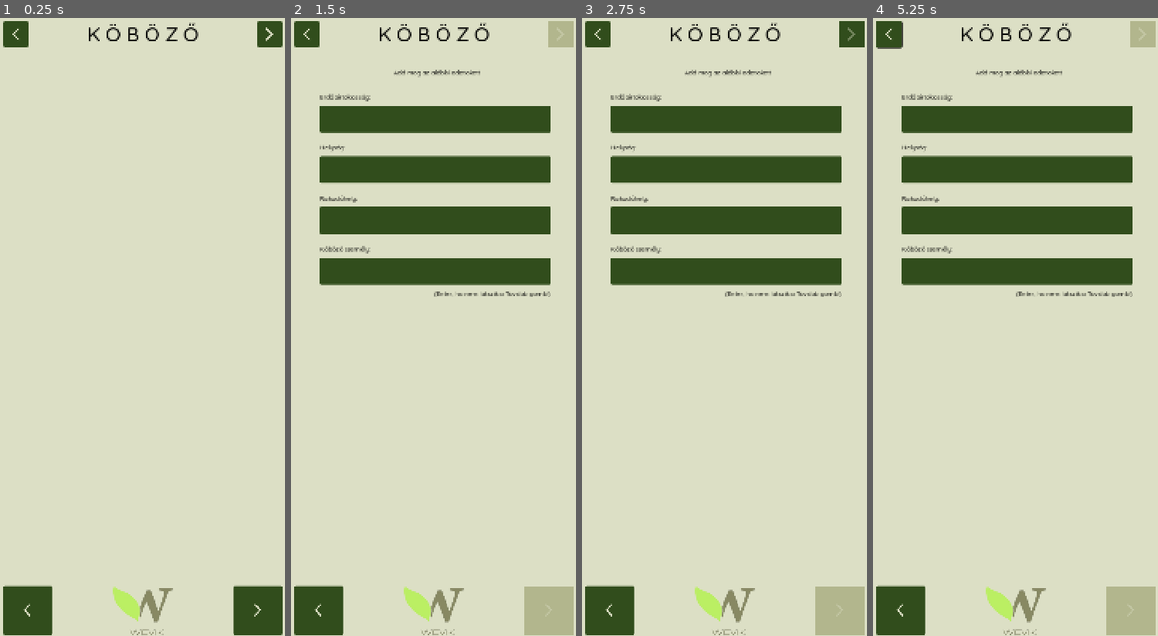
Above: before the commit, frames 1-4 (left to right).
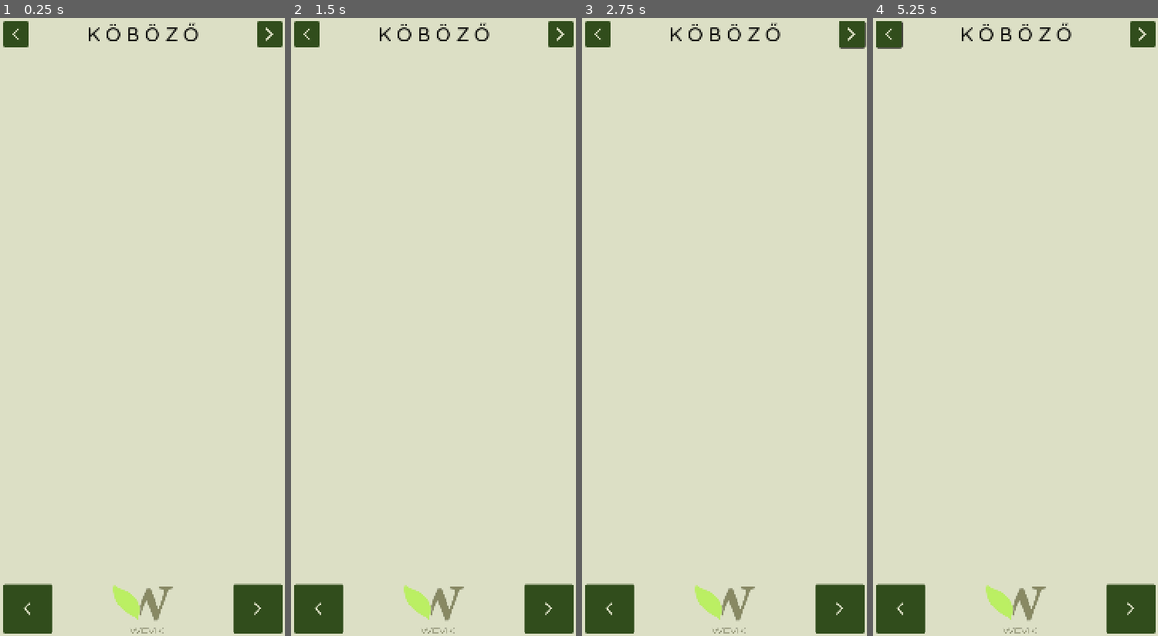
Above: after the commit, the same moments.

Repository: rolika/kob_g
Game: Godot game, scene res://main.tscn
Two runs of this game, one before a commit and one after it. Both use one fixed random seed, a clock stepped at 60 frames per second and the inputs below.
Inputs (mouse positions are in pixels of both pictures, inside the frame that each line leads up to):
- Up to frame 1 (0.25 s): no input
- Up to frame 2 (1.5 s): click (558, 36) at 0.52 s; click (433, 611) at 1.25 s
- Up to frame 3 (2.75 s): click (849, 36) at 2.02 s
- Up to frame 4 (5.25 s): click (1015, 611) at 2.75 s; click (1140, 36) at 3.52 s; click (1015, 611) at 4.25 s; click (890, 36) at 5.02 s

The runs differ from the first frame. In frame 1, 0.5% of the frame differs, in the area x 1-100%, y 91-100%; in frame 2, 17%, in the area x 1-100%, y 0-100%; in frame 3, 17%; in frame 4, 17%.
Error after the commit: Invalid type in function 'add' in base 'MarginContainer (hud.gd)'. The Object-derived class of argument 1 (Node2D (session.gd)) is not a subclass of the expect…

Commit message:
restore is a scrollcontainer

Diff:
--- a/scenes/hud.tscn
+++ b/scenes/hud.tscn
@@ -25,11 +25,12 @@
 theme_override_constants/margin_left = 8
 theme_override_constants/margin_top = 8
 theme_override_constants/margin_right = 8
-theme_override_constants/margin_bottom = 4
+theme_override_constants/margin_bottom = 8
 script = ExtResource("1_6fi6k")
 
 [node name="VBoxContainer" type="VBoxContainer" parent="."]
 layout_mode = 2
+theme_override_constants/separation = 8
 
 [node name="HeaderContainer" type="HBoxContainer" parent="VBoxContainer"]
 custom_minimum_size = Vector2(704, 0)
@@ -52,7 +53,7 @@
 icon = ExtResource("2_5ysmq")
 
 [node name="ContentContainer" type="PanelContainer" parent="VBoxContainer"]
-custom_minimum_size = Vector2(704, 1348)
+custom_minimum_size = Vector2(704, 1340)
 layout_mode = 2
 size_flags_vertical = 3
 theme_override_styles/panel = SubResource("StyleBoxEmpty_6fi6k")
--- a/scenes/restore.tscn
+++ b/scenes/restore.tscn
@@ -2,19 +2,15 @@
 
 [ext_resource type="Script" uid="uid://dtlfdgttv3qsy" path="res://scripts/restore.gd" id="1_xoj2h"]
 
-[node name="Restore" type="Node2D"]
+[node name="RestoreScrollContainer" type="ScrollContainer"]
+custom_minimum_size = Vector2(688, 1340)
+offset_right = 688.0
+offset_bottom = 800.0
+horizontal_scroll_mode = 0
+vertical_scroll_mode = 3
 script = ExtResource("1_xoj2h")
 
-[node name="ScrollContainer" type="ScrollContainer" parent="."]
-custom_minimum_size = Vector2(720, 800)
-offset_top = 64.0
-offset_right = 720.0
-offset_bottom = 1136.0
-horizontal_scroll_mode = 0
-vertical_scroll_mode = 3
-
-[node name="VBoxContainer" type="VBoxContainer" parent="ScrollContainer"]
-custom_minimum_size = Vector2(240, 800)
+[node name="VBoxContainer" type="VBoxContainer" parent="."]
 layout_mode = 2
 size_flags_horizontal = 3
 size_flags_vertical = 3
--- a/scenes/restore_control.tscn
+++ b/scenes/restore_control.tscn
@@ -14,6 +14,7 @@
 [node name="HBoxContainer" type="HBoxContainer" parent="."]
 layout_mode = 1
 anchors_preset = -1
+offset_left = 8.0
 theme_override_constants/separation = 8
 alignment = 1
 
--- a/scripts/hud.gd
+++ b/scripts/hud.gd
@@ -4,7 +4,7 @@
 signal forward
 signal home
 
-var screen: Node2D = null
+var screen: Container = null
 
 @onready var header_backward_button: Button = $VBoxContainer/HeaderContainer/BackwardButton
 @onready var header_forward_button: Button = $VBoxContainer/HeaderContainer/ForwardButton
@@ -28,7 +28,7 @@
 func _on_home_button_pressed() -> void:
     home.emit()
 
-func add(content: Node2D) -> void:
+func add(content: Container) -> void:
     if screen != null:
         screen.call_deferred("free")
     screen = content
--- a/scripts/restore.gd
+++ b/scripts/restore.gd
@@ -1,4 +1,4 @@
-extends Node2D
+extends ScrollContainer
 
 const RESTORE_CONTROL: PackedScene = preload("res://scenes/restore_control.tscn")
 const CONFIRM_DIALOG: PackedScene = preload("res://scenes/confirm_dialog.tscn")
@@ -13,7 +13,7 @@
         var pile: Pile = Pile.new()
         pile.set_session_data(session)
         var restore_control = RESTORE_CONTROL.instantiate()
-        $ScrollContainer/VBoxContainer.add_child(restore_control)
+        $VBoxContainer.add_child(restore_control)
         restore_control.continue_session.connect(_on_continue_session_button_pressed.bind(session))
         restore_control.remove_session.connect(_on_remove_session_button_pressed.bind(session.index))
         restore_control.populate(pile)
@@ -22,7 +22,7 @@
     restore_session.emit(session)
 
 func _on_remove_session_button_pressed(index: int) -> void:
-    for child in $ScrollContainer/VBoxContainer.get_children():
+    for child in $VBoxContainer.get_children():
         if index == child.get_node("HBoxContainer/PileCard").pile.index:
             var dialog = CONFIRM_DIALOG.instantiate()
             dialog.confirmed.connect(_remove_confirmed.bind(child))
